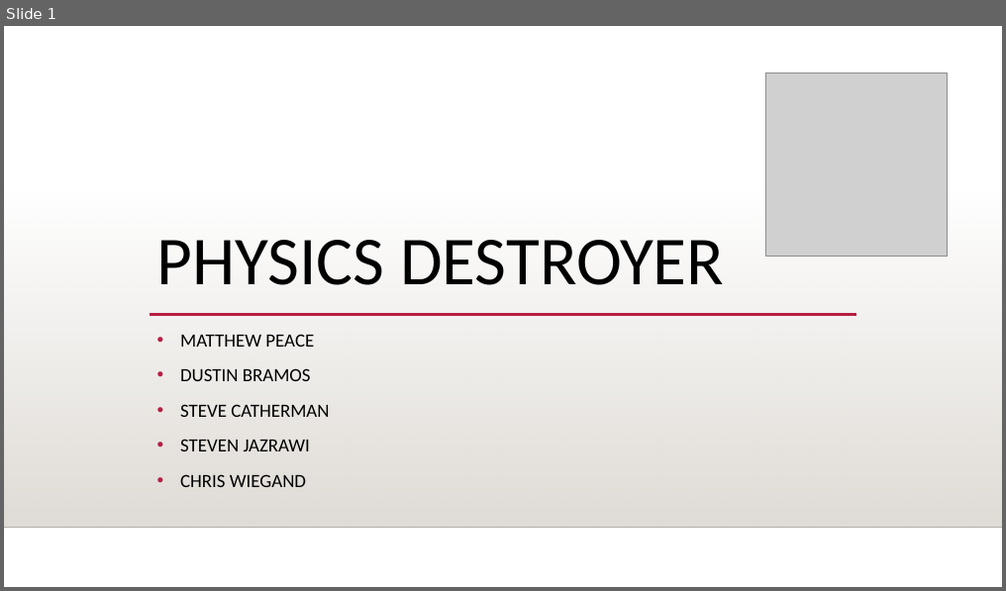
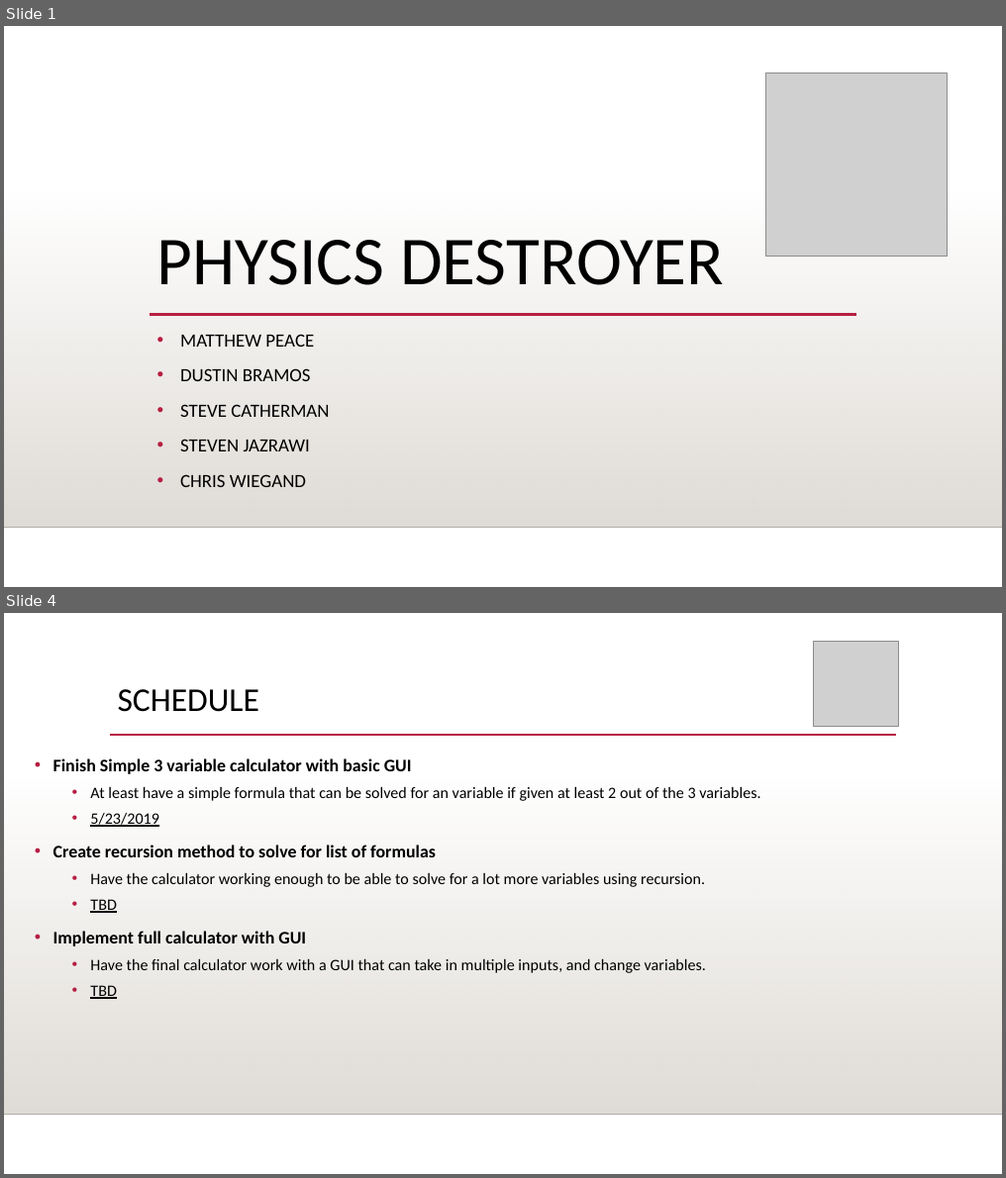
Before and after one commit to stevecatherman/sophmoreProj, a slide deck: Documents/Sprint1Presentation.pptx. Shown one above the other, each under a label of ours: slide 1 before the commit, slides 1 and 4 after it; the slides between them are not shown. The pictures are 1006x591 and 1006x1178 pixels, drawn with LibreOffice and Linux fonts; fonts in the diff are those of the drawing; grey boxes stand for pictures; background and template pictures are left out. Boxes give left, top, right and bottom in pixels: in the first picture for what was removed or moved away, otherwise in the second. Text is boxed around its words. In the diff, an @@ line names an element or a change of style, - is before the commit and + after.

```diff
--- a/Documents/Sprint1Presentation.pptx
+++ b/Documents/Sprint1Presentation.pptx
@@ slide 4 added at (4, 613, 1002, 1174), background picture (left out); not listed: 2 template elements that a slide beside it also shows @@
@@ picture added at (813, 641, 899, 726) @@
@@ title added at (118, 689, 259, 712), 32 pt, text #000000 @@
+SCHEDULE
@@ text added at (54, 759, 760, 999), 15.3 pt, text #000000 @@
+• Finish Simple 3 variable calculator with basic GUI
+  • At least have a simple formula that can be solved for an variable if given at least 2 out of the 3 variables.
+  • 5/23/2019
+• Create recursion method to solve for list of formulas
+  • Have the calculator working enough to be able to solve for a lot more variables using recursion.
+  • TBD
+• Implement full calculator with GUI
+  • Have the final calculator work with a GUI that can take in multiple inputs, and change variables.
+  • TBD
@@ line added from (110, 735) to (896, 735), #B71E42 2.5 pt @@
```
Also in this commit, not shown: 4 other slides added, 6 slides removed, 1 other file.
